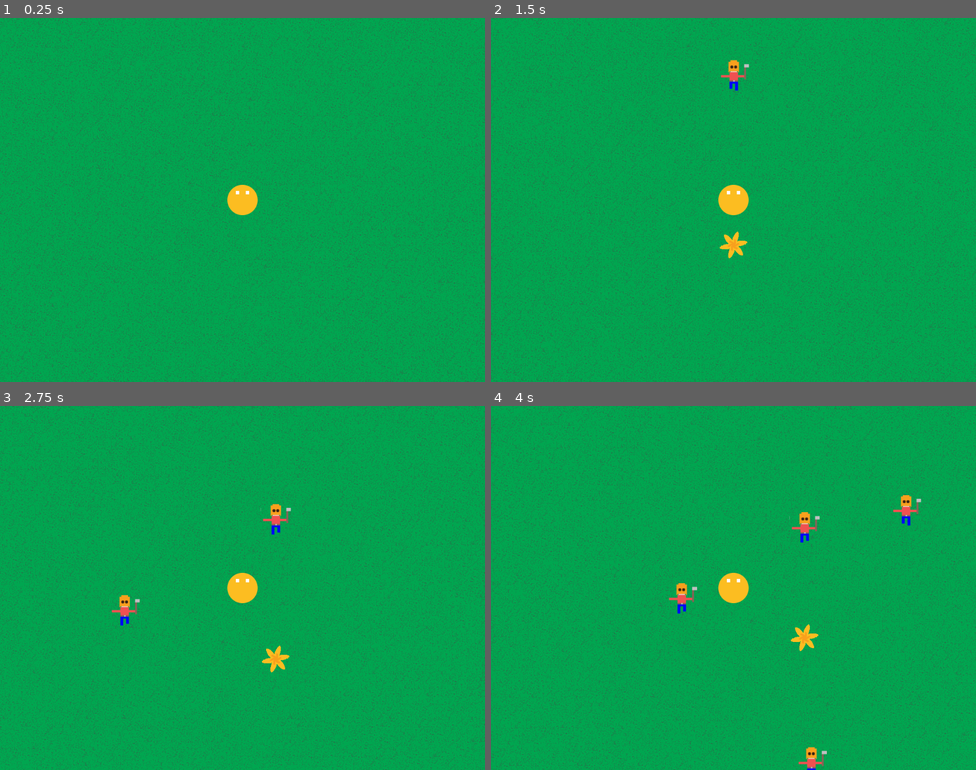
Above: before the commit, frames 1-4 (two rows, left to right).
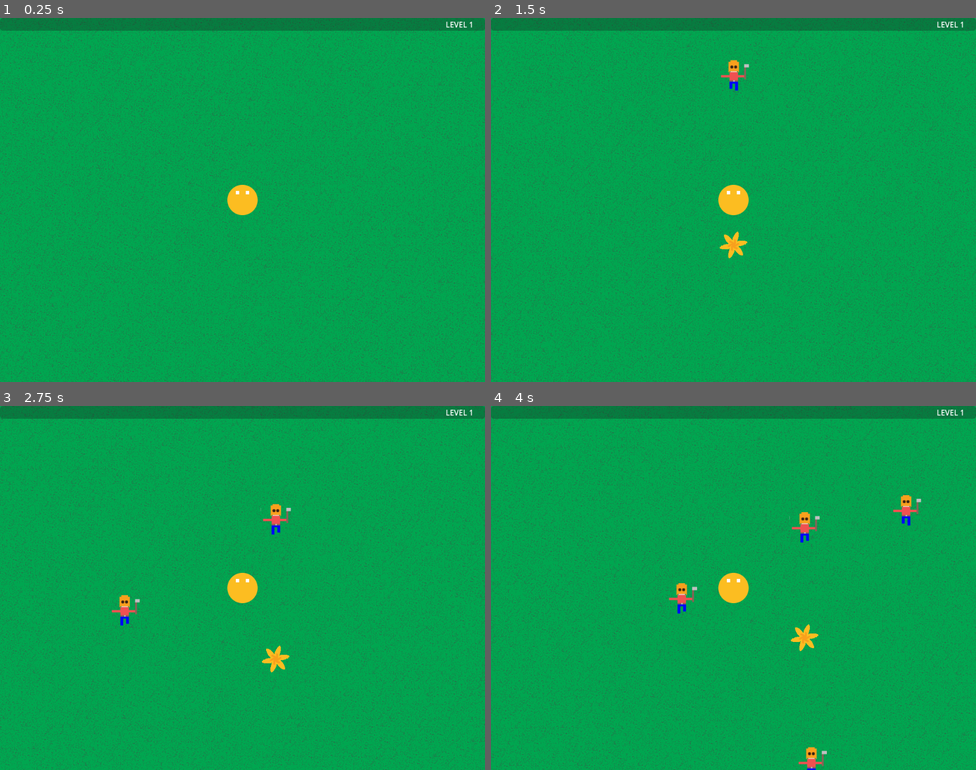
Above: after the commit, the same moments.

Repository: Silvester56/lastflower
Game: Godot game, scene res://scenes/game.tscn
The game is run twice, just before and just after one commit, with the same random seed, the same clock (stepped at 60 frames per second) and the same inputs.
Inputs:
- Up to frame 1 (0.25 s): no input
- Up to frame 2 (1.5 s): tap Enter at 0.5 s; hold W (up) from 0.53 s (still down); tap Space (melee) at 0.6, 1.35 s
- Up to frame 3 (2.75 s): release W (up) at 2.03 s; hold A (left) from 2.03 s (still down); tap Space (melee) at 2.1 s
- Up to frame 4 (4 s): tap Space (melee) at 2.85, 3.6 s; release A (left) at 3.53 s; hold S (down) from 3.53 s (still down)

The runs differ from the first frame. In frame 1, 3.5% of the frame differs, in the area x 0-100%, y 0-4%; in frame 2, 3.5%; in frame 3, 3.5%; in frame 4, 3.5%.

Commit message:
Add xp and leveling system

Diff:
--- a/scenes/game.tscn
+++ b/scenes/game.tscn
@@ -149,6 +149,22 @@
 wait_time = 0.1
 one_shot = true
 
+[node name="Experience" type="ProgressBar" parent="Player"]
+offset_left = -512.0
+offset_top = -384.0
+offset_right = 512.0
+offset_bottom = -357.0
+max_value = 5.0
+step = 1.0
+show_percentage = false
+
+[node name="Level" type="Label" parent="Player"]
+offset_left = 429.0
+offset_top = -382.0
+offset_right = 488.0
+offset_bottom = -359.0
+text = "LEVEL 1"
+
 [node name="TileMapLayer" type="TileMapLayer" parent="."]
 tile_map_data = PackedByteArray("AADn/+z/AAAGAAIAAADn/+3/AAACAAQAAADn/+7/AAAFAAQAAADn/+//AAAGAAMAAADn//D/AAADAAIAAADn// …(249904 unchanged characters)…
 tile_set = SubResource("TileSet_qmeeo")
--- a/scripts/enemy.gd
+++ b/scripts/enemy.gd
@@ -4,6 +4,7 @@
 var speed = 50.0
 var isEnemy = true
 var health: int = 2
+var xpDropped = 1
 
 func _physics_process(delta: float) -> void:
 	var direction = (goal - position).normalized()
@@ -14,6 +15,8 @@
 	health = health - damage
 	if health <= 0:
 		queue_free()
+		return xpDropped
+	return 0
 
 func _on_timer_timeout() -> void:
 	$Sprite2D.frame = ($Sprite2D.frame + 1) % 2
--- a/scripts/player.gd
+++ b/scripts/player.gd
@@ -2,6 +2,9 @@
 
 var speed = 100.0
 var meleePower = 1
+var xp: int = 0
+var xpForNextLevel: int = 5
+var level = 1
 
 func _physics_process(delta: float) -> void:
 	if Input.is_action_just_pressed("melee"):
@@ -9,7 +12,7 @@
 		$Range/Timer.start()
 		for body in $Range.get_overlapping_bodies():
 			if "isEnemy" in body and body.isEnemy:
-				body.getHit(meleePower)
+				increaseXp(body.getHit(meleePower))
 	var directionX := Input.get_axis("left", "right")
 	if directionX:
 		velocity.x = directionX * speed
@@ -23,5 +26,20 @@
 		velocity.y = move_toward(velocity.y, 0, speed)
 	move_and_slide()
 
+func increaseXp(gainedXp: int):
+	xp = xp + gainedXp
+	if xp >= xpForNextLevel:
+		level = level + 1
+		xp = xp - xpForNextLevel
+		if level < 20:
+			xpForNextLevel = xpForNextLevel + 10
+		elif level < 40:
+			xpForNextLevel = xpForNextLevel + 15
+		elif level < 60:
+			xpForNextLevel = xpForNextLevel + 20
+		$Level.text = "LEVEL " + str(level)
+		$Experience.max_value = xpForNextLevel
+	$Experience.value = xp
+
 func _on_timer_timeout() -> void:
 	$Range/Polygon2D.visible = false
